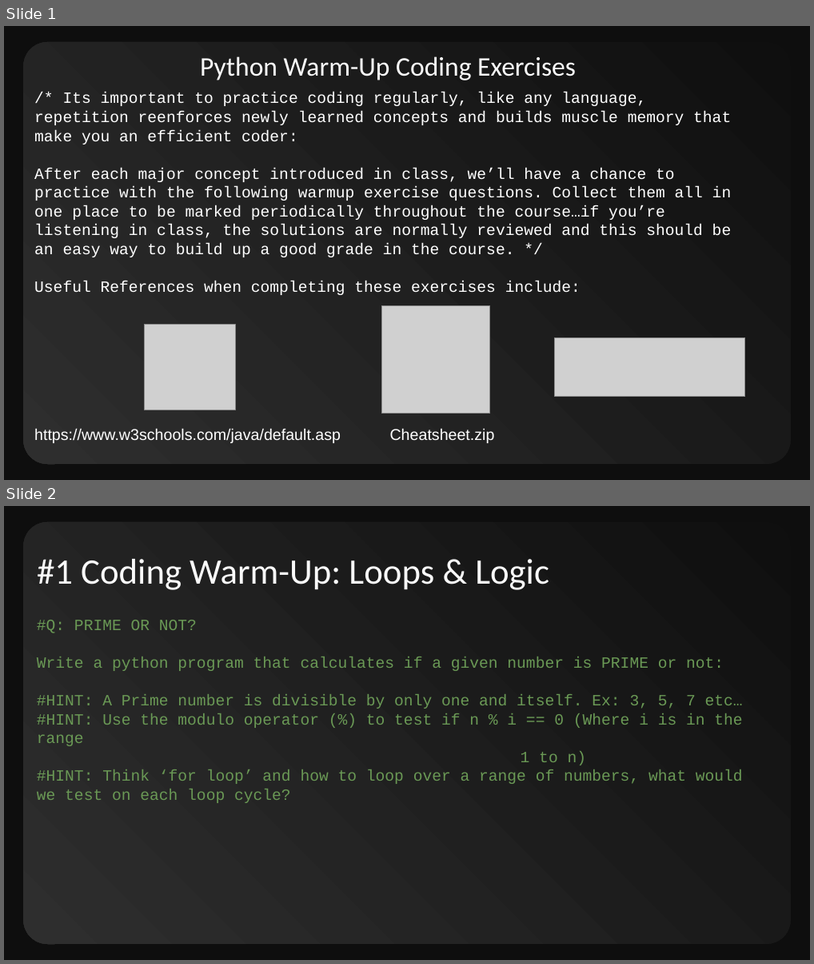
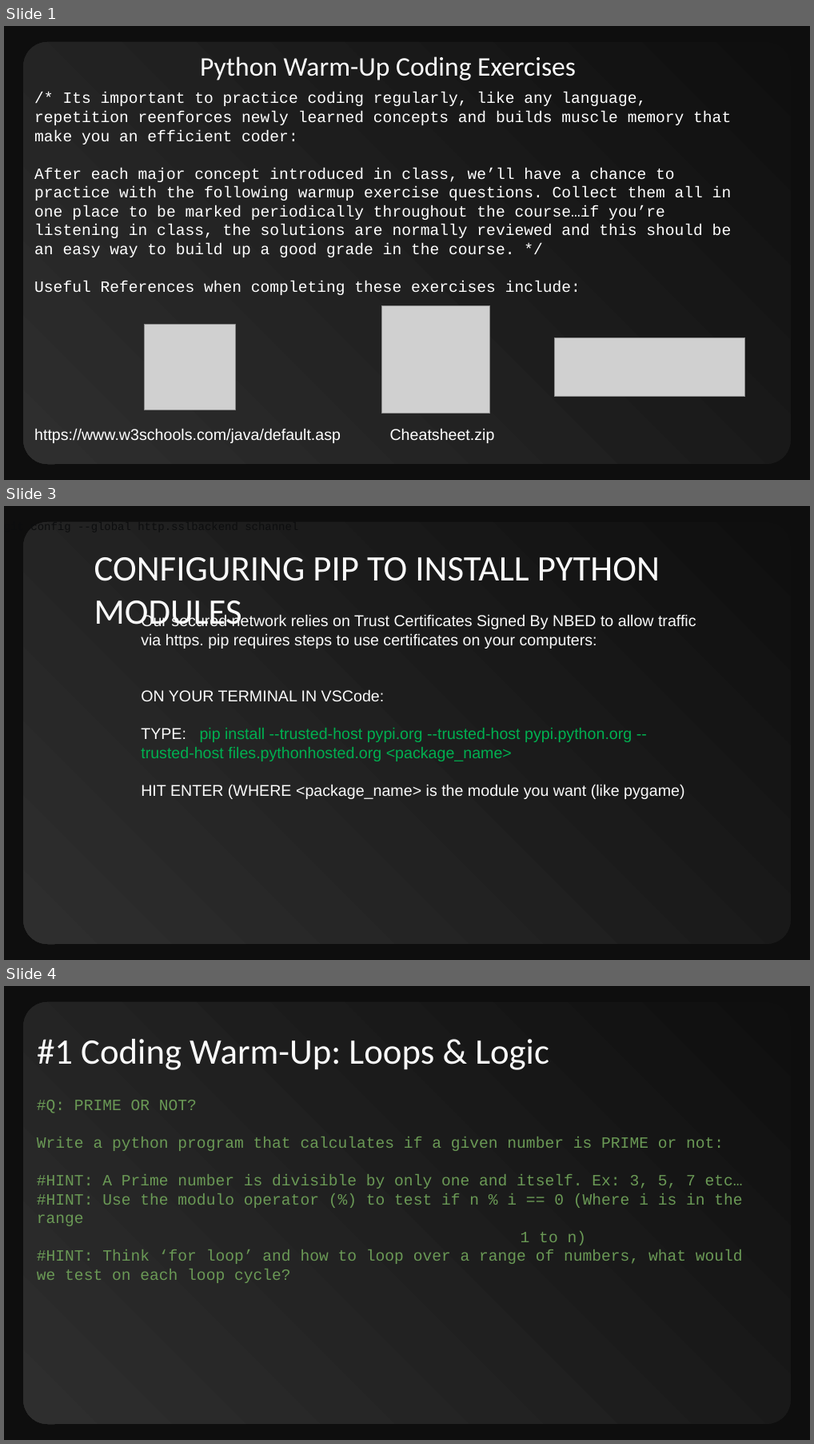
Before and after one commit to CompSci-110-LHHS/cs110classmain, a slide deck: 002_Course_Exercises/01_Warmup_Exercises/01_CS110_Warmup_Exercises.pptx. Shown one above the other, each under a label of ours: slides 1 and 2 before the commit, slides 1, 3 and 4 after it; the slides between them are not shown. The pictures are 814x964 and 814x1444 pixels, drawn with LibreOffice and Linux fonts; fonts in the diff are those of the drawing; grey boxes stand for pictures. Boxes give left, top, right and bottom in pixels: in the first picture for what was removed or moved away, otherwise in the second. Text is boxed around its words. In the diff, an @@ line names an element or a change of style, - is before the commit and + after.

```diff
--- a/002_Course_Exercises/01_Warmup_Exercises/01_CS110_Warmup_Exercises.pptx
+++ b/002_Course_Exercises/01_Warmup_Exercises/01_CS110_Warmup_Exercises.pptx
@@ slide 3 added at bbox=[4, 506, 810, 960], background #0E0E0E; not listed: 1 template element that a slide beside it also shows @@
@@ title added at bbox=[94, 557, 660, 626], 32 pt, text #FAFAFA @@
+CONFIGURING PIP TO INSTALL PYTHON MODULES
@@ text added at bbox=[141, 614, 697, 799], 14 pt, text #FAFAFA @@
+Our secured network relies on Trust Certificates Signed By NBED to allow traffic via https. pip requires steps to use certificates on your computers:
+ON YOUR TERMINAL IN VSCode:
+TYPE: pip install --trusted-host pypi.org --trusted-host pypi.python.org --trusted-host files.pythonhosted.org <package_name>
+HIT ENTER (WHERE <package_name> is the module you want (like pygame)
@@ what was slide 2 is now slide 4 @@
```
Also in this commit, not shown: 1 slide changed, 2 other slides added.
